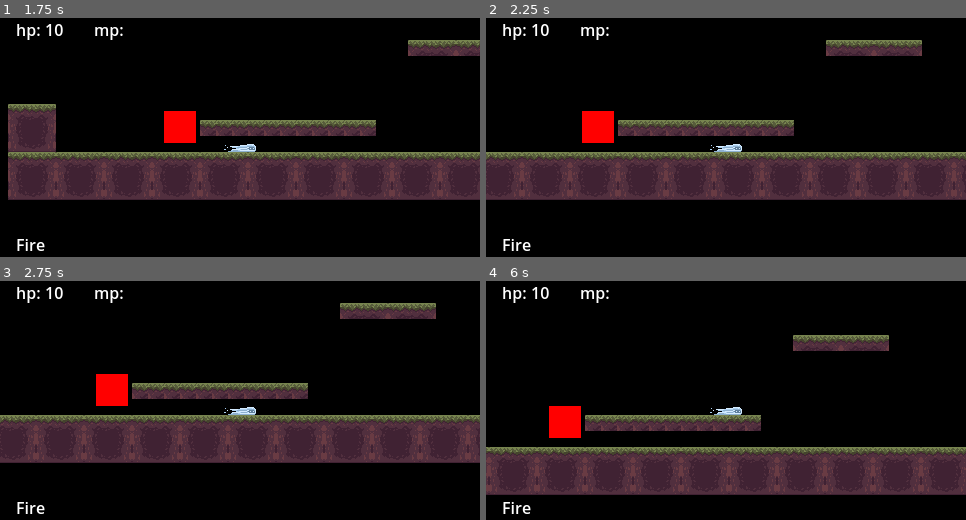
Above: before the commit, frames 1-4 (two rows, left to right).
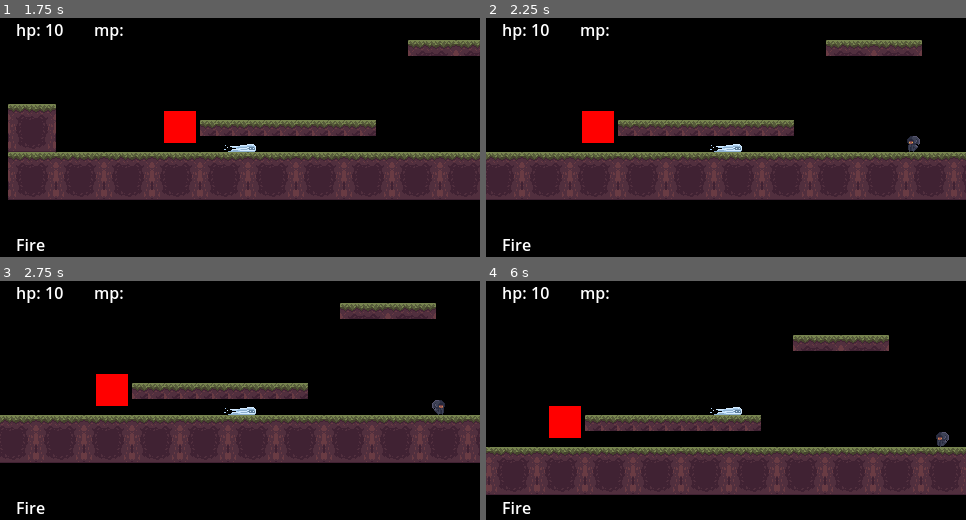
Above: after the commit, the same moments.

Repository: Enweave/pj16
Game: Godot game, scene res://Levels/System/main_menu_level.tscn
Two runs of this game, one before a commit and one after it. Both use one fixed random seed, a clock stepped at 60 frames per second and the inputs below.
Inputs (mouse positions are in pixels of both pictures, inside the frame that each line leads up to):
- Up to frame 1 (1.75 s): click "Start game" at 0.5 s; tap Enter at 1.25 s; move the mouse to (345, 123) at 1.27 s; hold D (input_MoveRight) from 1.28 s (still down); tap J (input_Fire) at 1.35 s; click (345, 123) at 1.42 s; tap Space (input_Jump) at 1.52 s
- Up to frame 2 (2.25 s): release D (input_MoveRight) at 2 s; drag from (630, 149) to (730, 137) at 2.02 s
- Up to frame 3 (2.75 s): no input
- Up to frame 4 (6 s): move the mouse to (774, 340) at 2.77 s; hold A (input_MoveLeft) 2.78-3.5 s; tap Delete at 2.85 s; drag from (702, 453) to (730, 390) at 3.52 s; move the mouse to (870, 441) at 4.27 s; hold D (input_MoveRight) 4.28-5 s; tap V at 4.35 s; tap Space (input_Jump) at 4.52 s; drag from (582, 359) to (702, 431) at 5.02 s; move the mouse to (750, 400) at 5.77 s; hold D (input_MoveRight) from 5.78 s (still down); tap Backspace at 5.85 s; click (750, 400) at 5.92 s

Frame 1 is identical in both runs. In frame 2, 0.1% of the frame differs, in the area x 87-91%, y 49-57%; in frame 3, 0.1%; in frame 4, 0.1%.

Commit message:
projectile body

Diff:
--- a/Actors/Characters/Player/Abilities/earth_ability.gd
+++ b/Actors/Characters/Player/Abilities/earth_ability.gd
@@ -1,6 +1,6 @@
 extends RangedWeaponBase
 
-func set_target(in_direction: Vector2 = Vector2.ZERO, in_position: Vector2 = Vector2.ZERO, in_object: Node2D = null) -> void:
+func set_target(in_direction: Vector2 = Vector2.ZERO, in_position: Vector2 = Vector2.ZERO, _in_object: Node2D = null) -> void:
     _target_direction = in_direction
     _target_position = in_position
 
@@ -15,5 +15,5 @@
     set_target_object(self)
 
 
-func _update_status_label(in_text: String = "") -> void:
+func _update_status_label(_in_text: String = "") -> void:
     pass
--- a/Actors/Characters/Player/Abilities/earth_ability.tscn
+++ b/Actors/Characters/Player/Abilities/earth_ability.tscn
@@ -7,5 +7,4 @@
 script = ExtResource("1_kv17q")
 projectile_scene = ExtResource("2_ckbv3")
 damage = 2.0
-element = 3
 cooldown_time = 0.5
--- a/Actors/Characters/Player/Abilities/earth_projectile.tscn
+++ b/Actors/Characters/Player/Abilities/earth_projectile.tscn
@@ -2,6 +2,7 @@
 
 [ext_resource type="Script" path="res://Actors/Characters/Player/Abilities/earth_projectile.gd" id="1_t1xja"]
 [ext_resource type="Texture2D" uid="uid://ddi8qjvl7jdt1" path="res://Assets/SpriteSheets/Player/earth/ElementalWoodIdleHead-Sheet.png" id="2_21poo"]
+[ext_resource type="PackedScene" uid="uid://dwwfflrlvm8ds" path="res://Common/Framework/Combat/projectile_area.tscn" id="2_nmlpg"]
 
 [sub_resource type="AtlasTexture" id="AtlasTexture_4pcfs"]
 atlas = ExtResource("2_21poo")
@@ -39,14 +40,14 @@
 "speed": 8.0
 }]
 
-[sub_resource type="CircleShape2D" id="CircleShape2D_lchdg"]
-radius = 7.0
-
 [node name="EarthProjectile" type="Node2D"]
 script = ExtResource("1_t1xja")
 movement_mode = 1
 gravity_multiplier = 0.3
 speed = 700.0
+pierce = true
+
+[node name="ProjectileArea" parent="." instance=ExtResource("2_nmlpg")]
 
 [node name="AnimatedSprite2D" type="AnimatedSprite2D" parent="."]
 position = Vector2(0, 8)
@@ -54,13 +55,6 @@
 autoplay = "default"
 frame_progress = 0.534133
 
-[node name="Area2D" type="Area2D" parent="."]
-collision_layer = 0
-collision_mask = 25
-
-[node name="CollisionShape2D" type="CollisionShape2D" parent="Area2D"]
-shape = SubResource("CircleShape2D_lchdg")
-
 [node name="ReturnTimer" type="Timer" parent="."]
 unique_name_in_owner = true
 one_shot = true
--- a/Actors/Enemies/SwordEnemy/sword_enemy.tscn
+++ b/Actors/Enemies/SwordEnemy/sword_enemy.tscn
@@ -10,6 +10,7 @@
 collision_layer = 8
 script = ExtResource("1_g4i6a")
 max_health = 1.0
+element = 3
 
 [node name="GroundEnemyBody" parent="." instance=ExtResource("2_1w3qa")]
 
--- /dev/null
+++ b/Common/Framework/Combat/projectile_area.gd
@@ -0,0 +1,26 @@
+extends Area2D
+
+@export var projectile_radius: float = 8
+var projectile: ProjectileBase = null
+
+func _ready() -> void:
+    if get_parent() != null:
+        projectile = get_parent() as ProjectileBase
+        # add circle collision shape with projectile_radius
+        var collision_shape: CollisionShape2D = CollisionShape2D.new()
+        var circle_shape: CircleShape2D = CircleShape2D.new()
+        circle_shape.radius = projectile_radius
+        collision_shape.shape = circle_shape
+        await call_deferred('add_child', collision_shape)
+        body_entered.connect(_on_body_entered)
+
+func _on_body_entered(body: Node) -> void:
+    if !projectile._alive:
+        return
+    if !HealthComponent.FIELD_NAME in body:
+        return
+    if body != projectile._instigator:
+        var health_component: HealthComponent = body[HealthComponent.FIELD_NAME]
+        health_component.damage(projectile.damage, projectile.element)
+        if !projectile.pierce:
+            projectile.kill_projectile()
--- /dev/null
+++ b/Common/Framework/Combat/projectile_area.tscn
@@ -0,0 +1,8 @@
+[gd_scene load_steps=2 format=3 uid="uid://dwwfflrlvm8ds"]
+
+[ext_resource type="Script" path="res://Common/Framework/Combat/projectile_area.gd" id="1_6f4fo"]
+
+[node name="ProjectileArea" type="Area2D"]
+collision_layer = 0
+collision_mask = 25
+script = ExtResource("1_6f4fo")
--- a/Common/Framework/Combat/projectile_base.gd
+++ b/Common/Framework/Combat/projectile_base.gd
@@ -12,9 +12,11 @@
 @export var orient_to_motion: bool = true
 @export var lifetime: float = 0.5
 @export var speed: float = 900
+@export var pierce: bool = false
 
 var _control_direction: Vector2 = Vector2.ZERO
 var damage: float               = 1
+var element: Constants.Elements = Constants.Elements.None
 var _lifetime_timer: Timer
 var _alive: bool             = false
 var _gravity: float          = ProjectSettings.get_setting("physics/2d/default_gravity") as float
@@ -25,6 +27,7 @@
 func launch(in_instigator: Node2D, in_weapon: WeaponBase) -> void:
     _weapon = in_weapon
     _control_direction = in_weapon.get_target_direction()
+    element = in_weapon.element
     _instigator = in_instigator
     _lifetime_timer = Timer.new()
     _lifetime_timer.wait_time = lifetime
@@ -59,6 +62,11 @@
                     _update_orientation(direction)
 
 
-func _on_lifetime_timer_timeout() -> void:
+func kill_projectile() -> void:
+    if !_alive:
+        return
     _alive = false
     call_deferred("queue_free")
+
+func _on_lifetime_timer_timeout() -> void:
+    kill_projectile()
--- a/Common/Framework/Combat/projectile_base.tscn
+++ b/Common/Framework/Combat/projectile_base.tscn
@@ -1,24 +1,9 @@
-[gd_scene load_steps=3 format=3 uid="uid://bodu36whe25b2"]
+[gd_scene load_steps=2 format=3 uid="uid://bodu36whe25b2"]
 
 [ext_resource type="Script" path="res://Common/Framework/Combat/projectile_base.gd" id="1_ys4e8"]
-
-[sub_resource type="CircleShape2D" id="CircleShape2D_hgttu"]
 
 [node name="ProjectileBase" type="Node2D"]
 script = ExtResource("1_ys4e8")
 movement_mode = 1
 lifetime = 1.0
 speed = 300.0
-
-[node name="Area2D" type="Area2D" parent="."]
-
-[node name="CollisionShape2D" type="CollisionShape2D" parent="Area2D"]
-shape = SubResource("CircleShape2D_hgttu")
-
-[node name="Label" type="Label" parent="."]
-offset_left = 17.0
-offset_top = -5.0
-offset_right = 30.0
-offset_bottom = 20.0
-rotation = 1.5708
-text = "A"
--- a/Levels/Sandbox/test_1.tscn
+++ b/Levels/Sandbox/test_1.tscn
@@ -1,10 +1,11 @@
-[gd_scene load_steps=6 format=4 uid="uid://icqjxc7bco31"]
+[gd_scene load_steps=7 format=4 uid="uid://icqjxc7bco31"]
 
 [ext_resource type="Script" path="res://Common/level_base.gd" id="1_5nkw1"]
 [ext_resource type="PackedScene" uid="uid://cax7o3s63lcar" path="res://Actors/Characters/Player/player_character.tscn" id="2_1bqeb"]
 [ext_resource type="PackedScene" uid="uid://cymlx1q7iwg1x" path="res://Actors/Traps/KillZ/killz.tscn" id="3_tmona"]
 [ext_resource type="PackedScene" uid="uid://cub1qdpxl8bh0" path="res://Actors/Traps/ContactDamageTrap/contact_damage_trap.tscn" id="4_wasti"]
 [ext_resource type="TileSet" uid="uid://b650gqy77pwry" path="res://Actors/Tilesets/Forest.tres" id="5_sv68s"]
+[ext_resource type="PackedScene" uid="uid://d0n7xa6w7l7bc" path="res://Actors/Enemies/SwordEnemy/sword_enemy.tscn" id="6_vip25"]
 
 [node name="Test1" type="Node"]
 script = ExtResource("1_5nkw1")
@@ -23,3 +24,6 @@
 position = Vector2(-100, -25)
 element = 3
 damage = 2.0
+
+[node name="SwordEnemy" parent="." instance=ExtResource("6_vip25")]
+position = Vector2(320, -69)
